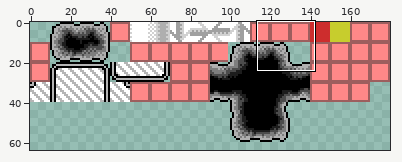
Two states of a sprite sheet, map/level1/tileset.png. The first picture is a wide view before the edit; the outline marks the close-up.
Close-up. Before the commit:
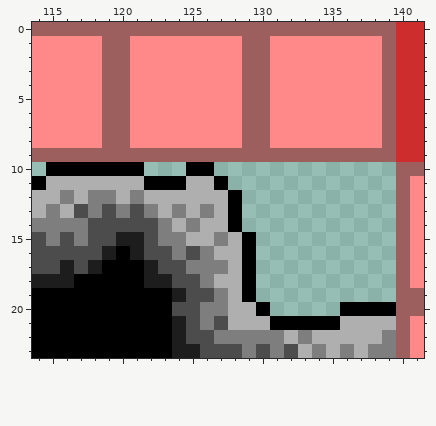
The file is 180x80 pixels. Colours within 5 levels of each other are drawn and written as one. Shown: x 114..141, y 0..23. The wide view leaves out empty margins.
After:
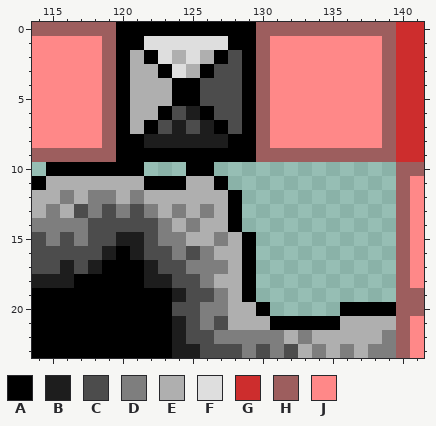
Palette (. is transparent): A #000000  B #1d1d1d  C #4c4c4c  D #7e7e7e  E #afafaf  F #dedede  G #cd2d2d  H #9d5e5e  J #ff8888
What changed:
y 0: x 120..129 HHHHHHHHHH -> AAAAAAAAAA
y 1: x 120..129 HJJJJJJJJH -> AAFFFFFFAA
y 2: x 120..129 HJJJJJJJJH -> AEAFEFEACA
y 3: x 120..129 HJJJJJJJJH -> AEEAFEACCA
y 4..5: x 120..129 HJJJJJJJJH -> AEEEAACCCA
y 6: x 120..129 HJJJJJJJJH -> AEEACBACCA
y 7: x 120..129 HJJJJJJJJH -> AEACBCBACA
y 8: x 120..129 HJJJJJJJJH -> AABBBBBBAA
y 9: x 120..129 HHHHHHHHHH -> AAAAAAAAAA
